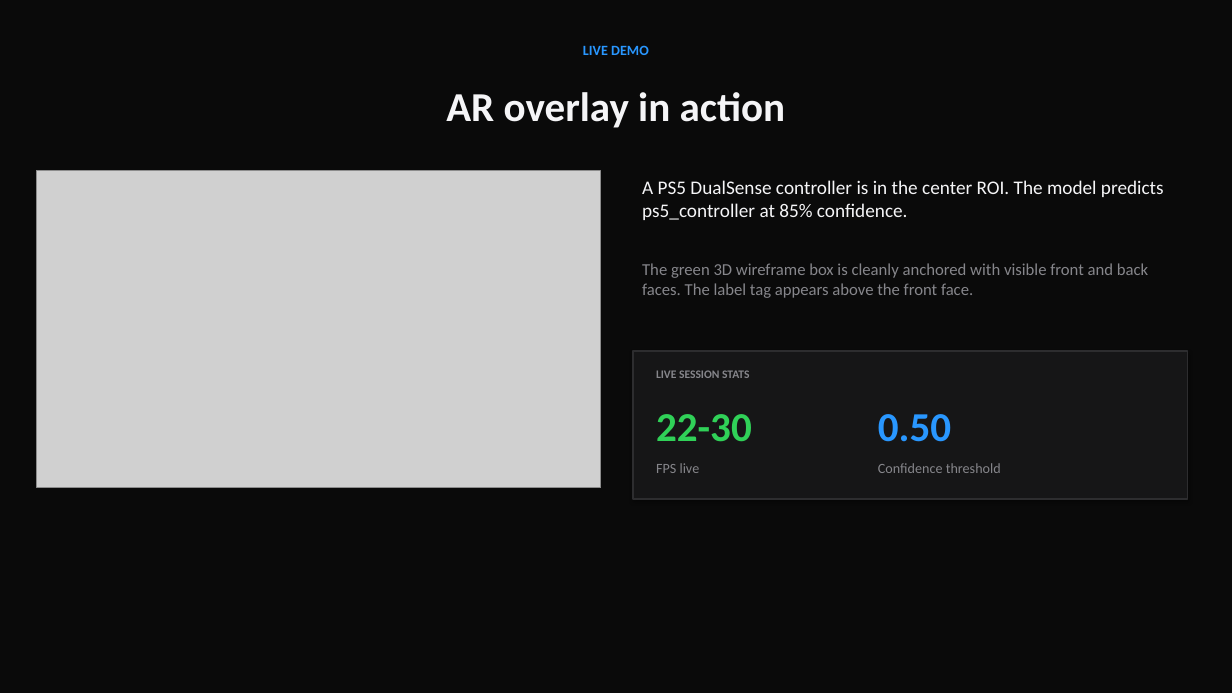
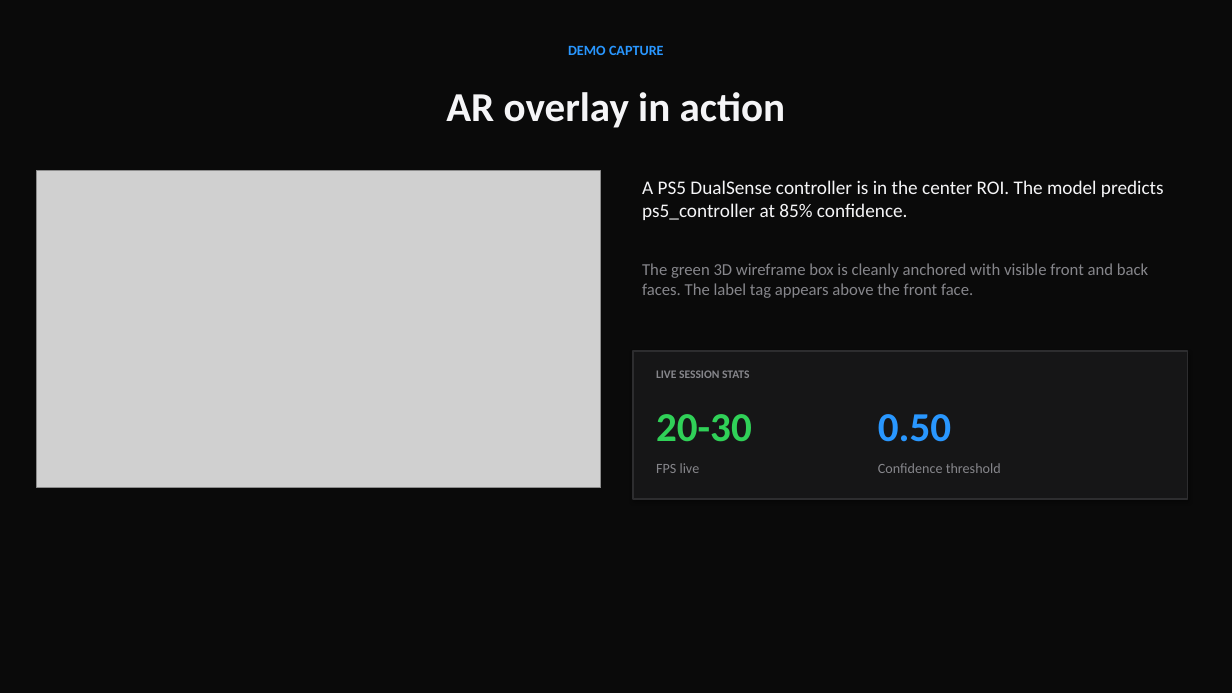
Before and after one commit to sangdelmenon/CS5330_Final_Project, a slide deck: slide 6 of presentation/presentation.pptx. Drawn at 1232x693 pixels with LibreOffice and Linux fonts; fonts in the diff are those of the drawing; grey boxes stand for pictures. Boxes give left, top, right and bottom in pixels: in the first picture for what was removed or moved away, otherwise in the second. Text is boxed around its words. In the diff, an @@ line names an element or a change of style, - is before the commit and + after.

```diff
--- a/presentation/presentation.pptx
+++ b/presentation/presentation.pptx
@@ text at (568,45,664,55): text changed @@
-LIVE DEMO
+DEMO CAPTURE
@@ text at (656,414,752,442): text changed @@
-22-30
+20-30
```
Also in this commit, not shown: 11 other files.
